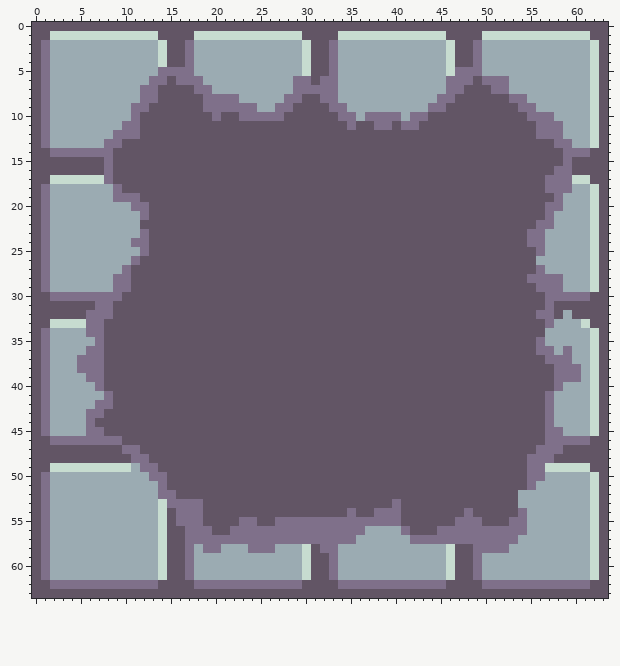
Two versions of one pixel-art sprite, Cutucadores/Assets/Assets/Sprites/Buracao.png. The first picture shows the starting point.
The file is 64x64 pixels.
New version:
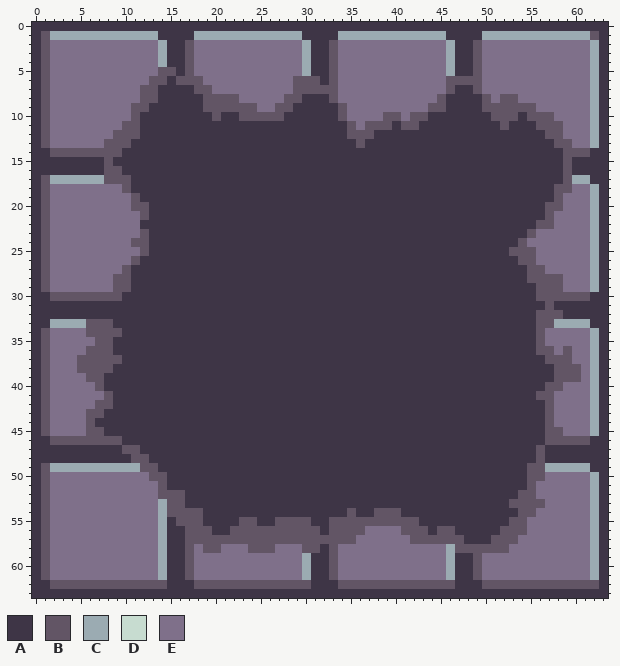
Palette (. is transparent): A #3e3546  B #625565  C #9babb2  D #c7dcd0  E #7f708a
From old to new:
Changed rows in their new state; - is an unchanged pixel.
first column x 0:
 0 AAAAAAAAAAAAAAAAAAAAAAAAAAAAAAAAAAAAAAAAAAAAAAAAAAAAAAAAAAAAAAAA
 1 A-CCCCCCCCCCCCAAAACCCCCCCCCCCCAAAACCCCCCCCCCCCAAAACCCCCCCCCCCC-A
 2 ABEEEEEEEEEEEECAABEEEEEEEEEEEECAABEEEEEEEEEEEECAABEEEEEEEEEEEECA
 3 ABEEEEEEEEEEEECAABEEEEEEEEEEEECAABEEEEEEEEEEEECAABEEEEEEEEEEEECA
 4 ABEEEEEEEEEEEECAABEEEEEEEEEEEECAABEEEEEEEEEEEECAABEEEEEEEEEEEECA
 5 ABEEEEEEEEEEEEBBABEEEEEEEEEEEECAABEEEEEEEEEEEECAABEEEEEEEEEEEECA
 6 ABEEEEEEEEEEEBBABBBEEEEEEEEEEBB-ABEEEEEEEEEEEEBBB----EEEEEEEEECA
 7 ABEEEEEEEEEEBBAAAABBEEEEEEEEEBBBBBEEEEEEEEEEEEBAA-E--EEEEEEEEECA
 8 ABEEEEEEEEEEBBAAAAABBBBEEEEEBBAAABEEEEEEEEEEEBAAAA-E-B-EEEEEEECA
 9 ABEEEEEEEEEBBAAAAAABBBBBBEEBBAAAAABEEEEEEEEEBBAAAA----BBEEEEEECA
10 ABEEEEEEEEEBAAAAAAAABAABBBBBAAAAAAB-E--BBEBBAAAAAAA---ABBBEEEECA
11 ABEEEEEEEEBBAAAAAAAAAAAAAAAAAAAAAAABE-BBABBAAAAAAAAA-AAABBBEEECA
12 ABEEEEEEEBBBAAAAAAAAAAAAAAAAAAAAAAA---AAAAAAAAAAAAAAAAAAABBEEECA
13 ABEEEEEEBB-AAAAAAAAAAAAAAAAAAAAAAAAA-AAAAAAAAAAAAAAAAAAAAABBEECA
14 AABBBBBBB-AAAAAAAAAAAAAAAAAAAAAAAAAAAAAAAAAAAAAAAAAAAAAAAAABBBAA
15 AAAAAAAABAAAAAAAAAAAAAAAAAAAAAAAAAAAAAAAAAAAAAAAAAAAAAAAAAABAAAA
16 AAAAAAAAB-AAAAAAAAAAAAAAAAAAAAAAAAAAAAAAAAAAAAAAAAAAAAAAAAABAAAA
17 A-CCCCCCB--AAAAAAAAAAAAAAAAAAAAAAAAAAAAAAAAAAAAAAAAAAAAAAAABCCAA
18 ABEEEEEEE--AAAAAAAAAAAAAAAAAAAAAAAAAAAAAAAAAAAAAAAAAAAAAAABBEECA
19 ABEEEEEEE--BAAAAAAAAAAAAAAAAAAAAAAAAAAAAAAAAAAAAAAAAAAAAAABEEECA
20 ABEEEEEEEEEBBAAAAAAAAAAAAAAAAAAAAAAAAAAAAAAAAAAAAAAAAAAAABBEEECA
21 ABEEEEEEEEEEBAAAAAAAAAAAAAAAAAAAAAAAAAAAAAAAAAAAAAAAAAAAABEEEECA
22 ABEEEEEEEEEEAAAAAAAAAAAAAAAAAAAAAAAAAAAAAAAAAAAAAAAAAAAABBEEEECA
23 ABEEEEEEEEEEBAAAAAAAAAAAAAAAAAAAAAAAAAAAAAAAAAAAAAAAAAAB-EEEEECA
24 ABEEEEEEEEEBBAAAAAAAAAAAAAAAAAAAAAAAAAAAAAAAAAAAAAAAAA---EEEEECA
25 ABEEEEEEEEEEBAAAAAAAAAAAAAAAAAAAAAAAAAAAAAAAAAAAAAAAA----EEEEECA
26 ABEEEEEEEEEBAAAAAAAAAAAAAAAAAAAAAAAAAAAAAAAAAAAAAAAAAA--EEEEEECA
27 ABEEEEEEEEBAAAAAAAAAAAAAAAAAAAAAAAAAAAAAAAAAAAAAAAAAAAA-BEEEEECA
28 ABEEEEEEEBBAAAAAAAAAAAAAAAAAAAAAAAAAAAAAAAAAAAAAAAAAAAABBBBEEECA
29 ABEEEEEEEBBAAAAAAAAAAAAAAAAAAAAAAAAAAAAAAAAAAAAAAAAAAAAABBBEEECA
30 AABBBBBBBBAAAAAAAAAAAAAAAAAAAAAAAAAAAAAAAAAAAAAAAAAAAAAA-BBBBBAA
31 AAAAAAAAAAAAAAAAAAAAAAAAAAAAAAAAAAAAAAAAAAAAAAAAAAAAAAAAABAAAAAA
32 AAAAAAAAAAAAAAAAAAAAAAAAAAAAAAAAAAAAAAAAAAAAAAAAAAAAAAAABB-AAAAA
33 AACCCCBB-AAAAAAAAAAAAAAAAAAAAAAAAAAAAAAAAAAAAAAAAAAAAAAA-B---CAA
34 ABEEEEBB--AAAAAAAAAAAAAAAAAAAAAAAAAAAAAAAAAAAAAAAAAAAAAA-EEEEECA
35 ABEEEEEB-AAAAAAAAAAAAAAAAAAAAAAAAAAAAAAAAAAAAAAAAAAAAAAABEEEEECA
36 ABEEEEBB-AAAAAAAAAAAAAAAAAAAAAAAAAAAAAAAAAAAAAAAAAAAAAAABBEBEECA
37 ABEEEBBB--AAAAAAAAAAAAAAAAAAAAAAAAAAAAAAAAAAAAAAAAAAAAAAABBBEECA
38 ABEEEBBB-AAAAAAAAAAAAAAAAAAAAAAAAAAAAAAAAAAAAAAAAAAAAAAAAABBBECA
39 ABEEEEBBAAAAAAAAAAAAAAAAAAAAAAAAAAAAAAAAAAAAAAAAAAAAAAAAAABBBECA
40 ABEEEEEBAAAAAAAAAAAAAAAAAAAAAAAAAAAAAAAAAAAAAAAAAAAAAAAAA-BEEECA
41 ABEEEEEEBAAAAAAAAAAAAAAAAAAAAAAAAAAAAAAAAAAAAAAAAAAAAAAA-BEEEECA
42 ABEEEEEBBAAAAAAAAAAAAAAAAAAAAAAAAAAAAAAAAAAAAAAAAAAAAAAAABEEEECA
43 ABEEEEBBAAAAAAAAAAAAAAAAAAAAAAAAAAAAAAAAAAAAAAAAAAAAAAAAABEEEECA
44 ABEEEEBAAAAAAAAAAAAAAAAAAAAAAAAAAAAAAAAAAAAAAAAAAAAAAAAAABEEEECA
45 ABEEEEBBAAAAAAAAAAAAAAAAAAAAAAAAAAAAAAAAAAAAAAAAAAAAAAAAABBEEECA
46 AABBBBBBBBAAAAAAAAAAAAAAAAAAAAAAAAAAAAAAAAAAAAAAAAAAAAAAABBBBBAA
47 AAAAAAAAAABBAAAAAAAAAAAAAAAAAAAAAAAAAAAAAAAAAAAAAAAAAAAABAAAAAAA
48 AAAAAAAAAAABBAAAAAAAAAAAAAAAAAAAAAAAAAAAAAAAAAAAAAAAAAAABAAAAAAA
49 A-CCCCCCCCC-BBAAAAAAAAAAAAAAAAAAAAAAAAAAAAAAAAAAAAAAAAABBCCCCCAA
50 ABEEEEEEEEEEEBBAAAAAAAAAAAAAAAAAAAAAAAAAAAAAAAAAAAAAAAABBEEEEECA
51 ABEEEEEEEEEEEEBAAAAAAAAAAAAAAAAAAAAAAAAAAAAAAAAAAAAAAAABEEEEEECA
52 ABEEEEEEEEEEEEBB-AAAAAAAAAAAAAAAAAAAAAAAAAAAAAAAAAAAAABBEEEEEECA
53 ABEEEEEEEEEEEECBBAAAAAAAAAAAAAAAAAAAAAAAAAAAAAAAAAAAA-BBBEEEEECA
54 ABEEEEEEEEEEEEC-BBBAAAAAAAAAAAAAAAABAABBBAAAAAAAAAAAAABBEEEEEECA
55 ABEEEEEEEEEEEECABBBAAAABBAABBBBAABBBBBBBB--AAAAAAAAAABBEEEEEEECA
56 ABEEEEEEEEEEEECAABBBAABBBBBBBBBBABBBBEEEEB--ABBAAAAABBBEEEEEEECA
57 ABEEEEEEEEEEEECAABBBBBBBBBBBBBBBBBBBEEEEEEBBBBBBAAABBBEEEEEEEECA
58 ABEEEEEEEEEEEECAABEBBEEEBBBEEEB-ABEEEEEEEEEEEEC--BBBBEEEEEEEEECA
59 ABEEEEEEEEEEEECAABEEEEEEEEEEEECAABEEEEEEEEEEEECAABEEEEEEEEEEEECA
60 ABEEEEEEEEEEEECAABEEEEEEEEEEEECAABEEEEEEEEEEEECAABEEEEEEEEEEEECA
61 ABEEEEEEEEEEEECAABEEEEEEEEEEEECAABEEEEEEEEEEEECAABEEEEEEEEEEEECA
62 AABBBBBBBBBBBB-AAABBBBBBBBBBBB-AAABBBBBBBBBBBB-AAABBBBBBBBBBBB-A
63 AAAAAAAAAAAAAAAAAAAAAAAAAAAAAAAAAAAAAAAAAAAAAAAAAAAAAAAAAAAAAAAA
